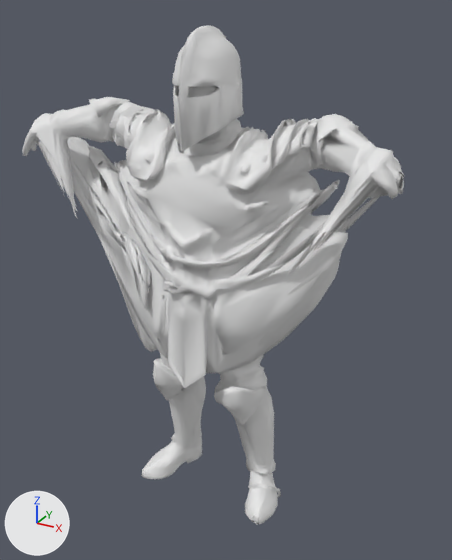
Before and after pictures for a commit that changed the glTF model src/assets/source/loot/knight.glb.
Camera for both pictures: a 50 mm lens placed at (1.055, -1.695, 1.852), pointed at (0.042, 0.147, 0.93). The lights are fixed; the arrows at lower left show +X, +Y and +Z. The first picture is the older version. Where no turn or scale is listed for an object, it has been applied to the vertices. Vertices at exactly the same position are counted once.

The first picture shows 'knight_arms', 'knight_body', 'knight_boots', 'knight_gloves', 'knight_greaves', 'knight_helmet'.
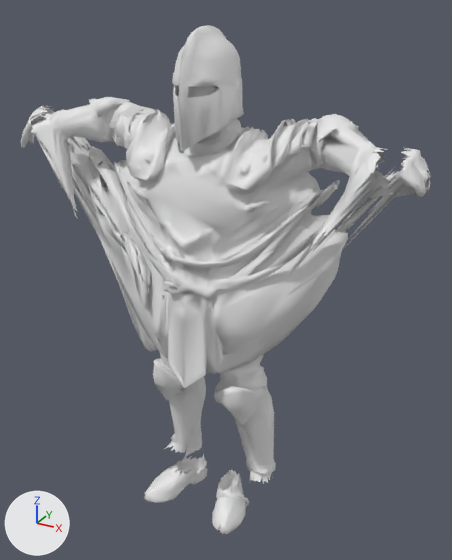
Where the change shows, as pixel boxes [x1, y1, x2, y2] in the pictures (452 x 560 px; the box of a moved part takes in the faces that stretch with it):
'knight_boots', reshaped
    before: [141, 445, 281, 524]
    after: [144, 453, 249, 535]
'knight_gloves', reshaped (7% wider)
    before: [23, 113, 405, 256]
    after: [21, 106, 431, 249]
part 1 of me_knight_boots, moved or reshaped
    before: [141, 445, 202, 479]
    after: [144, 453, 207, 503]
part 2 of me_knight_boots, moved or reshaped (not visible before)
    after: [168, 457, 206, 479]
part 3 of me_knight_boots, moved or reshaped
    before: [245, 473, 281, 524]
    after: [212, 471, 249, 535]
part 4 of me_knight_boots, moved or reshaped
    before: [252, 515, 259, 524]
    after: [218, 469, 240, 534]
part 5 of me_knight_gloves, rebuilt
    before: [23, 113, 65, 192]
    after: [29, 107, 62, 187]
part 6 of me_knight_gloves, rebuilt (mostly hidden afterwards)
    before: [67, 137, 98, 221]
    after: [67, 137, 90, 153]
part 7 of me_knight_gloves, added
    after: [347, 147, 431, 245]
part 8 of me_knight_gloves, added
    after: [21, 106, 55, 154]
part 9 of me_knight_gloves, added
    after: [342, 148, 431, 249]
part 10 of me_knight_gloves, deleted
    before: [312, 149, 405, 256]
part 11 of me_knight_gloves, deleted
    before: [38, 141, 68, 193]

The edits, one by one:
me_knight_boots is used by ob_knight_boots; location (0.0, 0.0, 0.0).
me_knight_boots had 503 vertices, 866 faces and spanned x -0.3..0.303, y -0.026..0.261, z 0.0..0.117.
me_knight_boots now has 503 vertices, 866 faces and spans x -0.216..0.208, y -0.121..0.164, z -0.012..0.104.
me_knight_boots part 1: the loose piece of 116 vertices spanning x -0.3..-0.129, y -0.022..0.261, z 0.0..0.11 is moved by (0.084, -0.097, -0.01).
me_knight_boots part 2: the loose piece of 112 vertices spanning x -0.296..-0.132, y -0.019..0.259, z 0.005..0.111 is moved by (0.084, -0.097, -0.01).
me_knight_boots part 3: the loose piece of 139 vertices spanning x 0.141..0.303, y -0.024..0.26, z 0.001..0.117 is moved by (-0.096, -0.096, -0.013).
me_knight_boots part 4: the loose piece of 136 vertices spanning x 0.144..0.299, y -0.026..0.256, z 0.005..0.114 is moved by (-0.096, -0.096, -0.013).
me_knight_gloves is used by ob_knight_gloves; location (0.0, 0.0, 0.0).
me_knight_gloves had 590 vertices, 909 faces and spanned x -0.742..0.675, y -0.077..0.192, z 1.054..1.495.
me_knight_gloves now has 585 vertices, 904 faces and spans x -0.792..0.733, y -0.033..0.235, z 1.072..1.512.
me_knight_gloves part 5: the loose piece of 125 vertices spanning x -0.687..-0.488, y -0.075..0.052, z 1.23..1.495 is rebuilt with 107 vertices and now spans x -0.733..-0.534, y -0.033..0.091, z 1.234..1.508.
me_knight_gloves part 6: the loose piece of 113 vertices spanning x -0.742..-0.408, y 0.024..0.192, z 1.054..1.395 is rebuilt with 110 vertices and now spans x -0.792..-0.478, y 0.067..0.235, z 1.072..1.412.
me_knight_gloves part 7: a new loose piece of 128 vertices spanning x 0.486..0.733, y -0.009..0.125, z 1.143..1.485.
me_knight_gloves part 8: a new loose piece of 126 vertices spanning x -0.737..-0.538, y -0.032..0.095, z 1.247..1.512.
me_knight_gloves part 9: a new loose piece of 114 vertices spanning x 0.51..0.73, y -0.006..0.12, z 1.179..1.482.
me_knight_gloves part 10: 244 vertices removed from x 0.428..0.675, y -0.077..0.057, z 1.148..1.49.
me_knight_gloves part 11: 108 vertices removed from x -0.683..-0.484, y -0.075..0.048, z 1.216..1.491.
